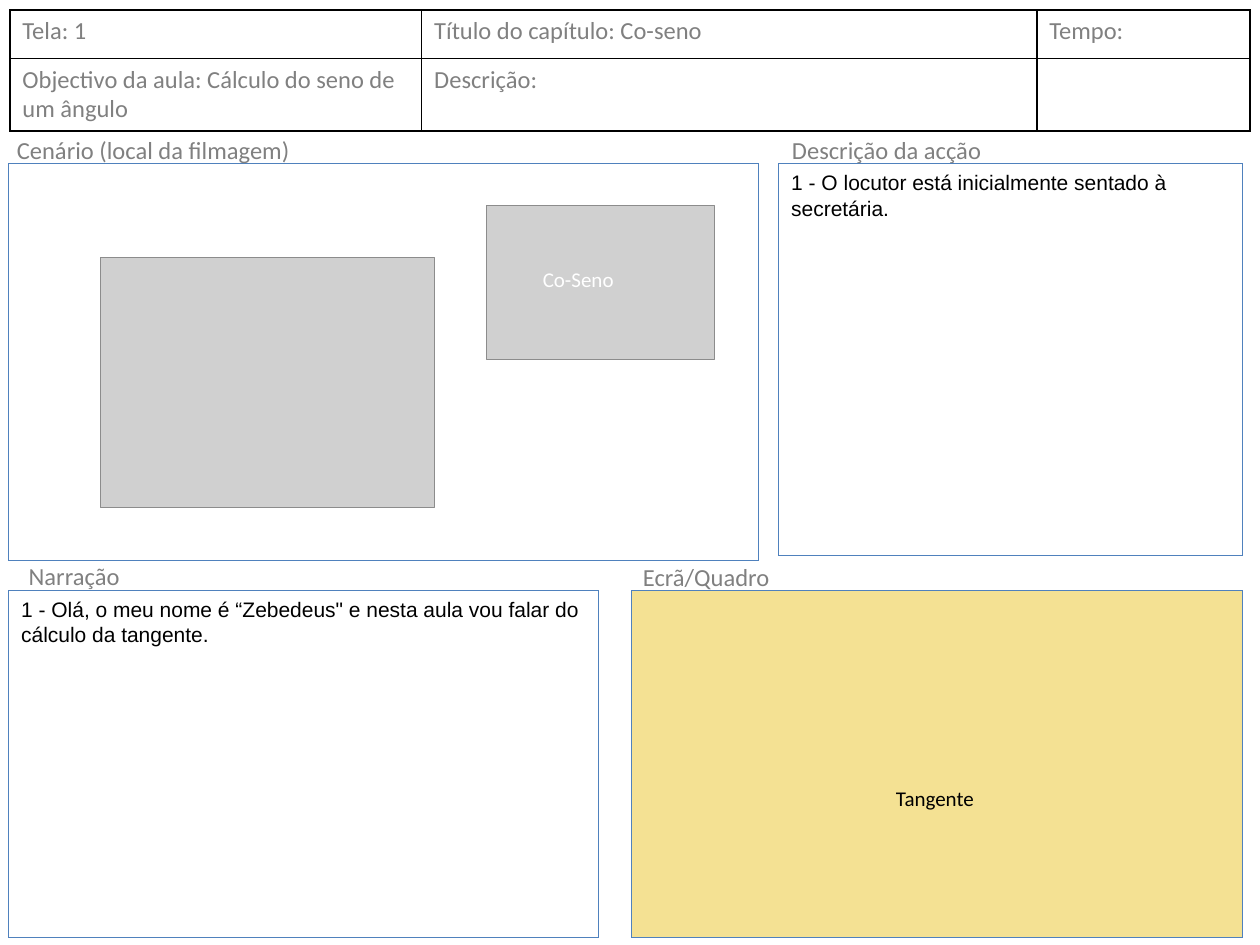
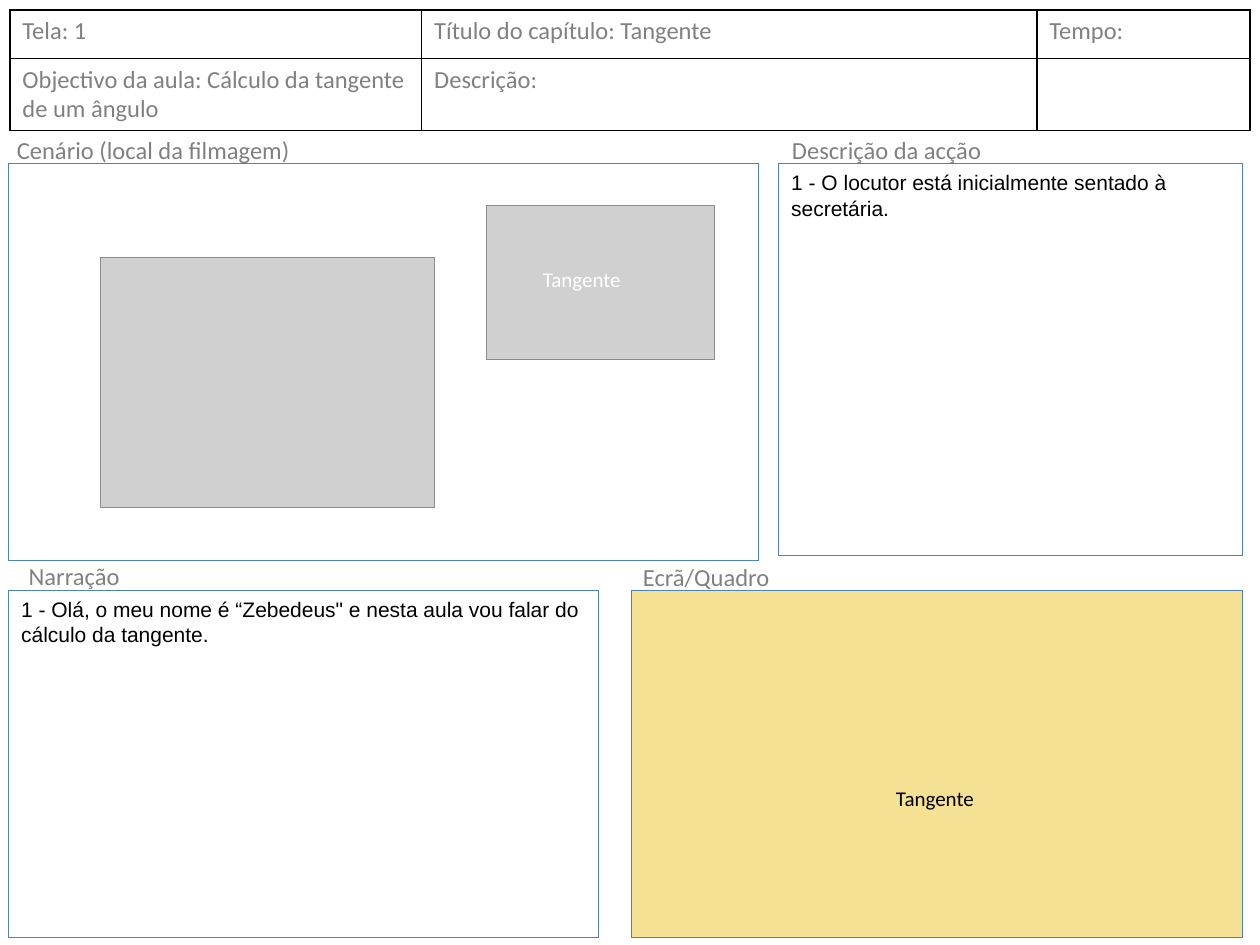
Before and after one commit to portugol/si, a slide deck: slide 4 of Tutoriais/Storyboard-Aula 11 Tangente.pptx. Drawn at 1260x945 pixels with LibreOffice and Linux fonts; fonts in the diff are those of the drawing; grey boxes stand for pictures. Boxes give left, top, right and bottom in pixels: in the first picture for what was removed or moved away, otherwise in the second. Text is boxed around its words. In the diff, an @@ line names an element or a change of style, - is before the commit and + after.

Commit message:
Storyboard da aula co-tangente

```diff
--- a/Tutoriais/Storyboard-Aula 11 Tangente.pptx
+++ b/Tutoriais/Storyboard-Aula 11 Tangente.pptx
@@ table at [10,10,1250,131] @@
-row 1, column 2: Título do capítulo: Co-seno
+row 1, column 2: Título do capítulo: Tangente
-row 2, column 1: Objectivo da aula: Cálculo do seno de um ângulo
+row 2, column 1: Objectivo da aula: Cálculo da tangente de um ângulo
@@ text at [543,274,621,290]: text changed @@
-Co-Seno
+Tangente
```
Also in this commit, not shown: 19 other slides changed, 1 other file.
